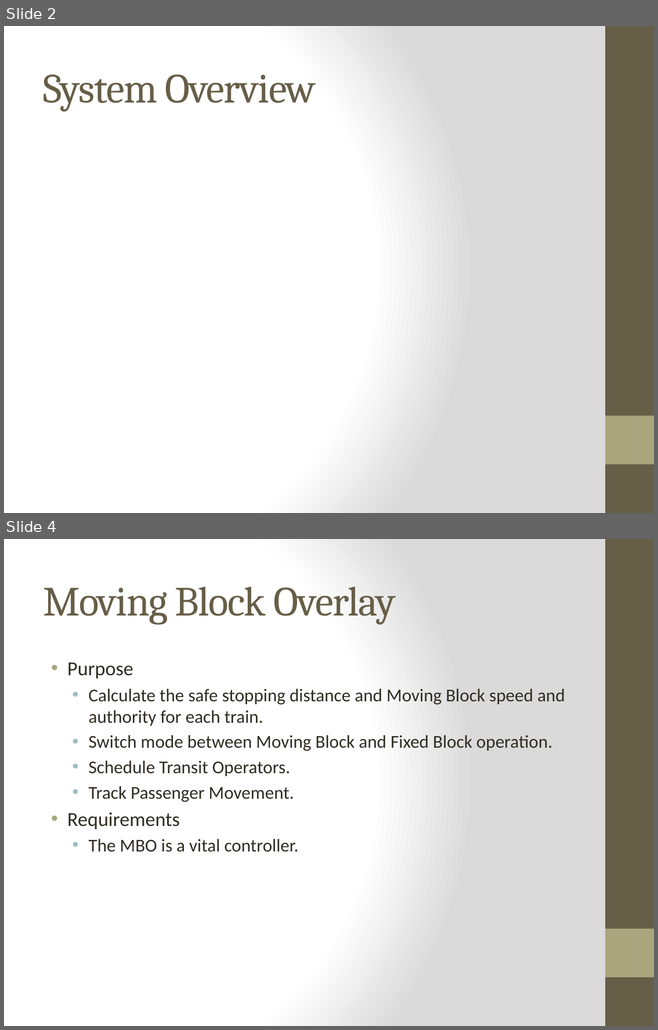
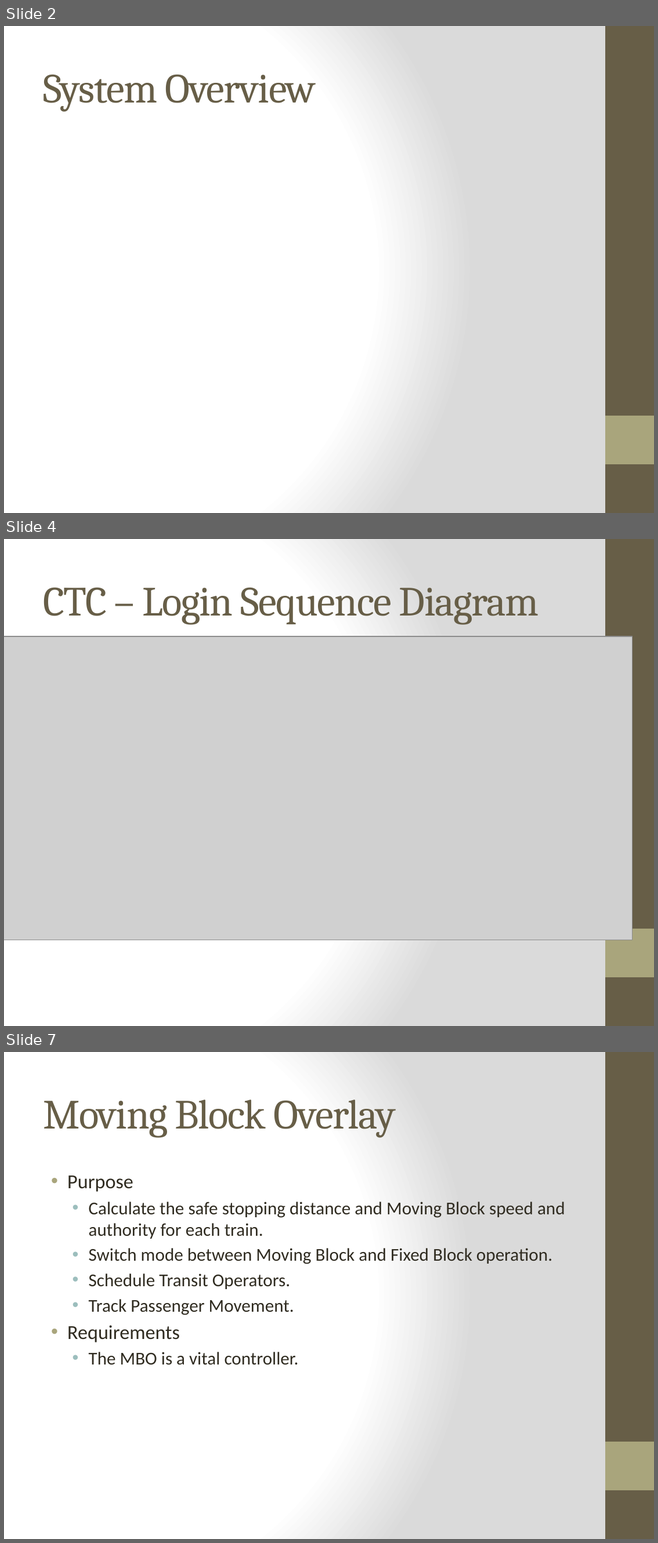
Before and after one commit to meylingtaing/COE1186, a slide deck: Design Review/DesignReview.pptx. Shown one above the other, each under a label of ours: slides 2 and 4 before the commit, slides 2, 4 and 7 after it; the slides between them are not shown. The pictures are 658x1030 and 658x1543 pixels, drawn with LibreOffice and Linux fonts; fonts in the diff are those of the drawing; grey boxes stand for pictures. Boxes give left, top, right and bottom in pixels: in the first picture for what was removed or moved away, otherwise in the second. Text is boxed around its words. In the diff, an @@ line names an element or a change of style, - is before the commit and + after.

```diff
--- a/Design Review/DesignReview.pptx
+++ b/Design Review/DesignReview.pptx
@@ slide 4 added at bbox=[4, 539, 654, 1026], background gradient #FFFFFF to #DADADA; not listed: 2 template elements that a slide beside it also shows @@
@@ title added at bbox=[43, 587, 539, 624], 46 pt, text #675E47 @@
+CTC – Login Sequence Diagram
@@ picture added at bbox=[4, 636, 632, 940] @@
@@ what was slide 4 is now slide 7 @@
```
Also in this commit, not shown: 1 slide changed, 2 other slides added, 2 other files.
